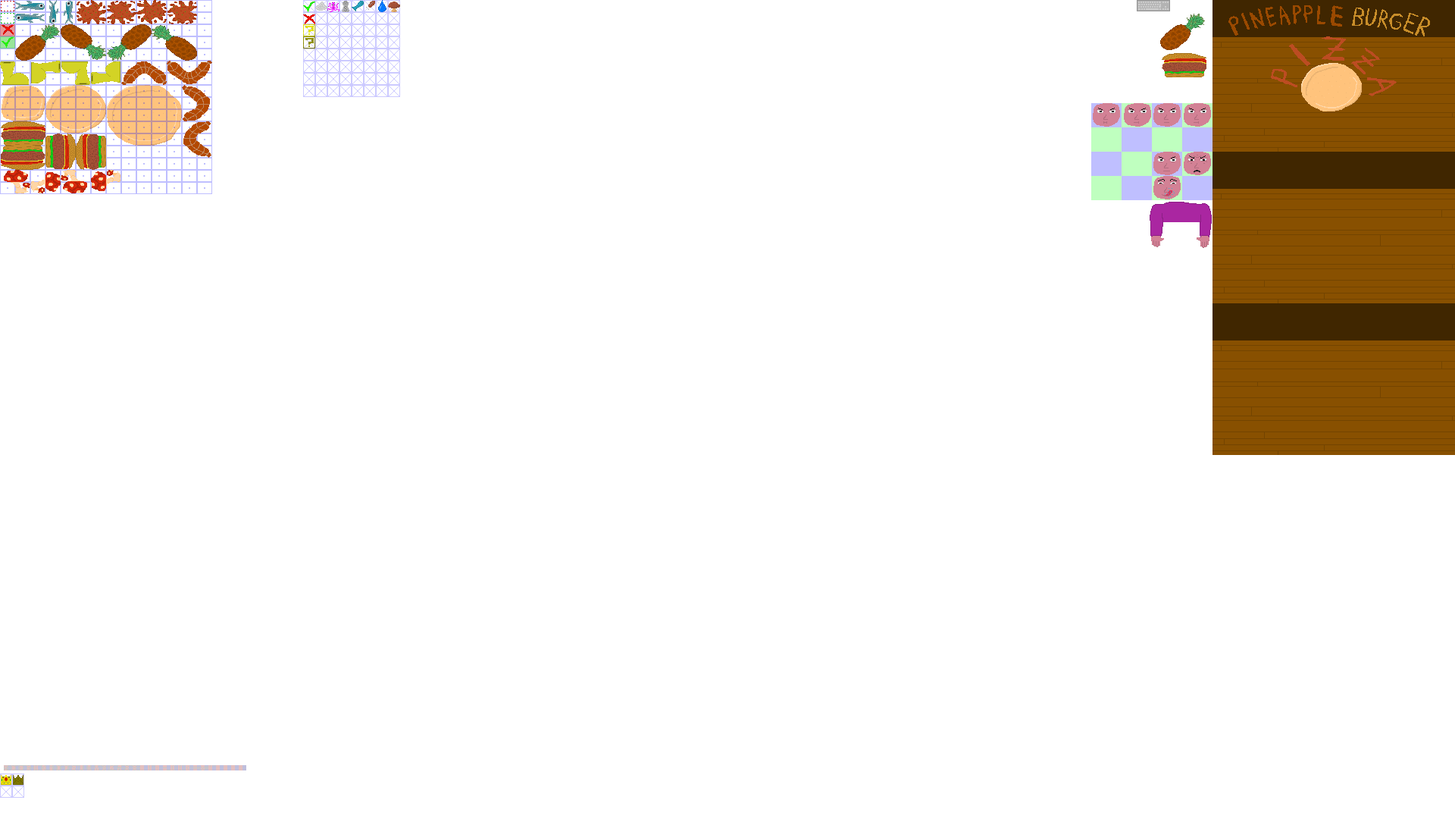
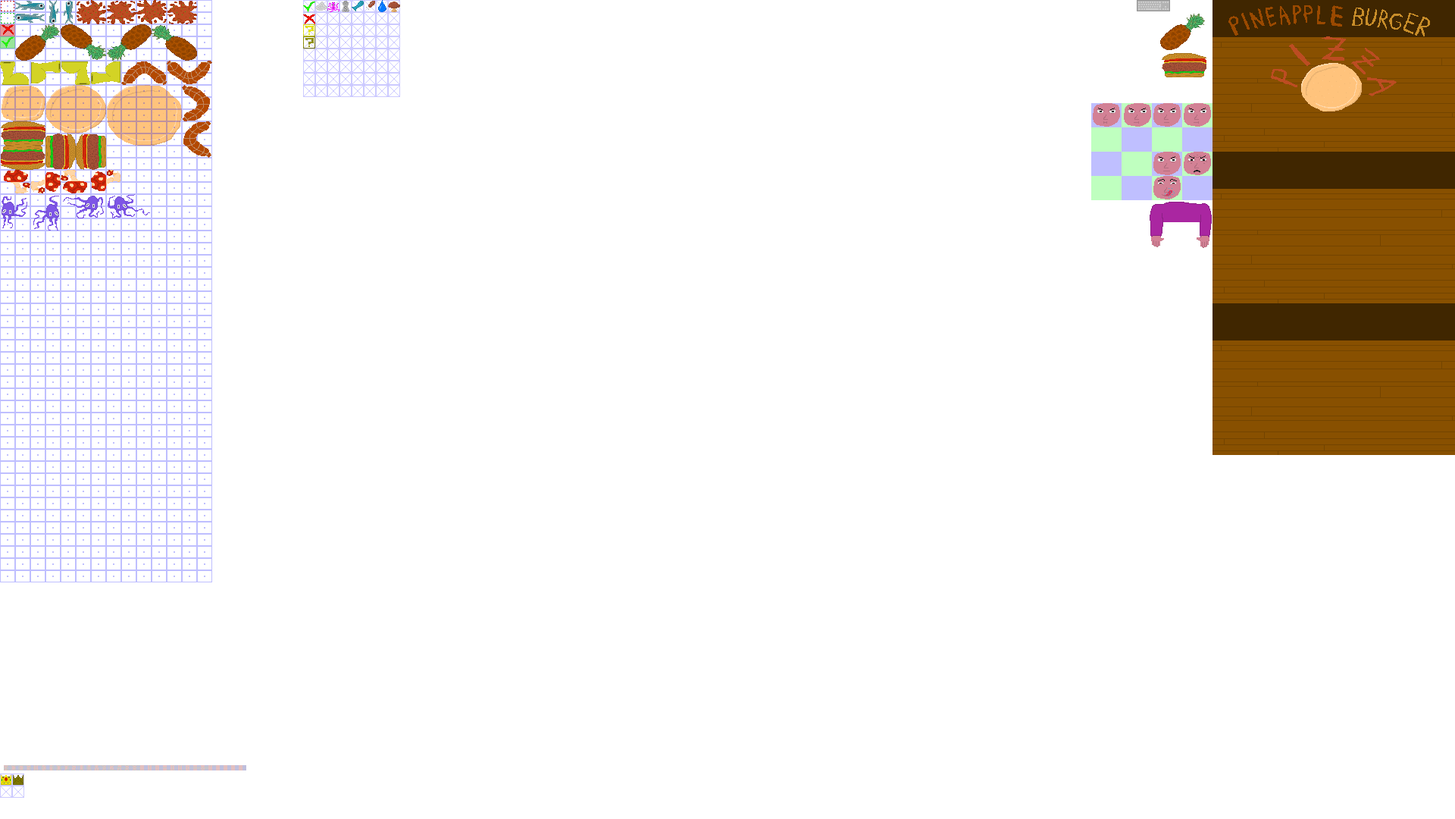
Layered file, before and after one edit (1455px x 819px). Changes by layer:
painted on "pizzagrid" over box(1, 194, 151, 231)
painted on "helpers" over box(0, 194, 213, 583)
